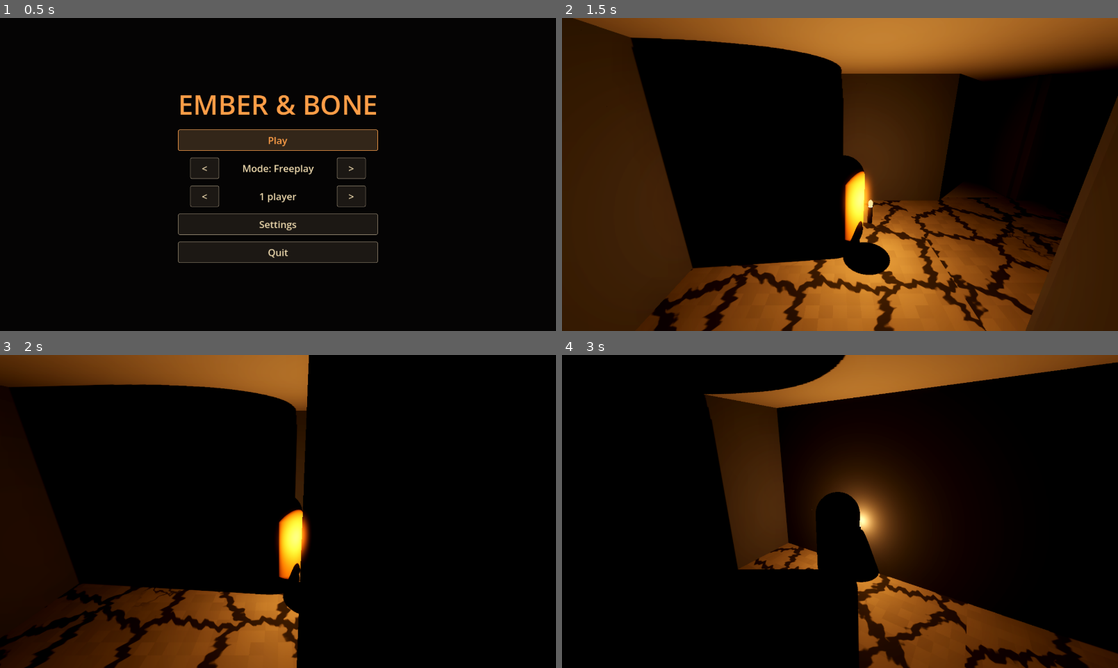
Above: before the commit, frames 1-4 (two rows, left to right).
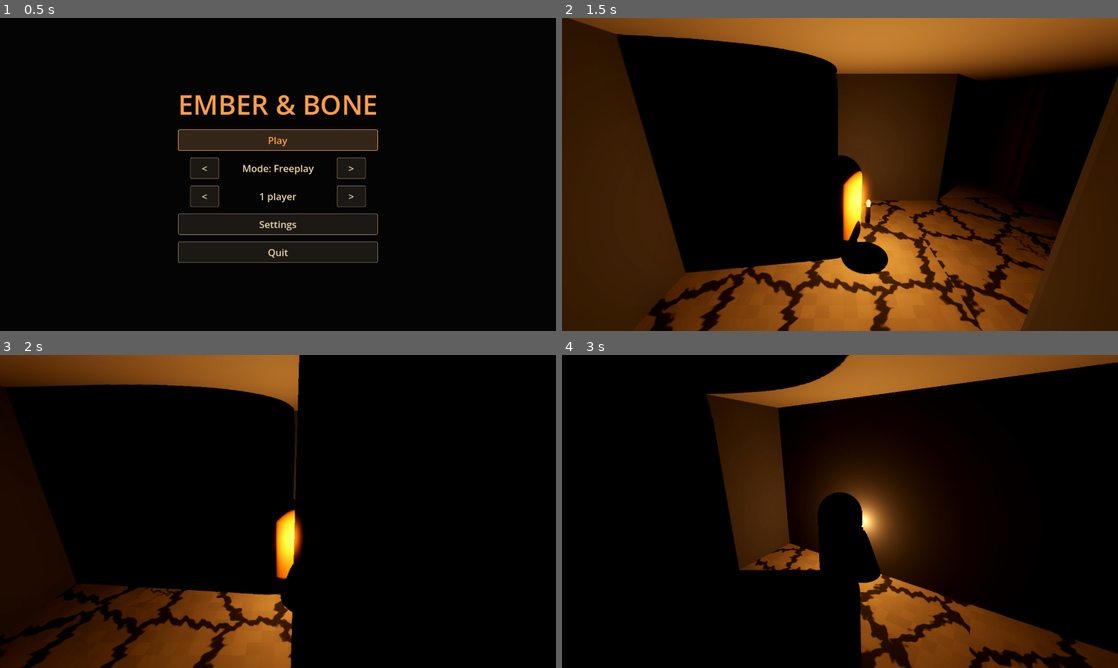
Above: after the commit, the same moments.

Repository: BrianA1995/Ember_and_Bone
Game: Godot game, scene res://ui/main_menu.tscn
The game is run twice, just before and just after one commit, with the same random seed, the same clock (stepped at 60 frames per second) and the same inputs.
Inputs (mouse positions are in pixels of both pictures, inside the frame that each line leads up to):
- Up to frame 1 (0.5 s): no input
- Up to frame 2 (1.5 s): click "Play" at 0.5 s; tap Enter (ui_accept) at 1.25 s; move the mouse to (962, 158) at 1.27 s; hold D (move_right) from 1.28 s (still down); tap V (camera_cycle) at 1.35 s; click (962, 158) at 1.42 s
- Up to frame 3 (2 s): keep holding D (move_right); tap Enter (ui_accept) at 1.52, 1.82 s
- Up to frame 4 (3 s): move the mouse to (812, 511) at 2.02 s; release D (move_right) at 2.03 s; hold W (move_forward) from 2.03 s (still down); tap 3 (camera_first) at 2.1 s; tap Enter (ui_accept) at 2.27, 2.57 s; move the mouse to (851, 505) at 2.77 s; tap 2 (camera_third) at 2.85 s

Frame 1 is identical in both runs. In frame 2, 7.2% of the frame differs, in the area x 1-100%, y 0-100%; in frame 3, 3.7%; in frame 4, 2.4%.

Commit message:
Camera is not interpolated: it glided across the seam; drop the candle and view-hold workarounds
Co-Authored-By: Claude Sonnet 5.5 <noreply@anthropic.com>

Diff:
--- a/player/camera_rig.gd
+++ b/player/camera_rig.gd
@@ -71,6 +71,10 @@
 	# The rig is positioned every frame from the target's interpolated position.
 	physics_interpolation_mode = Node.PHYSICS_INTERPOLATION_MODE_OFF
 	_camera = $Camera3D
+	# The camera is moved into a split-screen view, out from under this node, so it needs the
+	# setting itself. Interpolated, it would glide from the old place to the new one when a player
+	# is carried across the maze's edge: a flash of the maze vanishing around the player.
+	_camera.physics_interpolation_mode = Node.PHYSICS_INTERPOLATION_MODE_OFF
 	_camera.current = true
 	var followed := _find_target()
 	if followed:
--- a/player/player.gd
+++ b/player/player.gd
@@ -79,9 +79,6 @@
 var _grace_left := 0.0
 
 @onready var _visual: Node3D = $Visual
-## Where the candle is held, relative to the body.
-var _candle_offset := Vector3.ZERO
-
 @onready var _candle: Candle = $Candle
 @onready var _candle_box: CollisionShape3D = $CandleCollision
 @onready var _ground_probe: RayCast3D = $GroundProbe
@@ -98,10 +95,6 @@
 	# Standing height: the body's feet rest on the floor.
 	var body := $CollisionShape3D.shape as CapsuleShape3D
 	_stand_height = body.height * 0.5
-	_candle.top_level = true
-	_candle.physics_interpolation_mode = Node.PHYSICS_INTERPOLATION_MODE_OFF
-	_hold_candle()
-	_candle.global_position = global_transform * _candle_offset
 	light_radius = ceili(candle_reach) + dark_margin
 	_candle.reach_cells = candle_reach
 	change_distance = _candle.visible_distance() + 0.5
@@ -109,13 +102,6 @@
 	# half a metre out) must stop short of that or the changes become visible.
 	if _candle.light_range() + 0.5 > light_radius * RoomDefs.CELL_SIZE:
 		push_warning("Player: the candle's light reaches rooms that can still change; raise dark_margin")
-
-
-## The candle is drawn from the same interpolated body position the camera follows, every frame.
-## Left to the renderer's own interpolation, its light could be a frame behind the camera when
-## the body is carried across the maze's edge: one black frame.
-func _process(_delta: float) -> void:
-	_candle.global_position = get_global_transform_interpolated() * _candle_offset
 
 
 func _physics_process(delta: float) -> void:
@@ -274,6 +260,6 @@
 ## Puts the candle, and the collision box around it, where the body is holding it.
 func _hold_candle() -> void:
 	var held := Basis(Vector3.UP, _visual.rotation.y) * candle_hold
-	_candle_offset = held
+	_candle.position = held
 	_candle_box.position = held - Vector3(0.0, candle_box_drop, 0.0)
 	_candle_box.rotation.y = _visual.rotation.y
